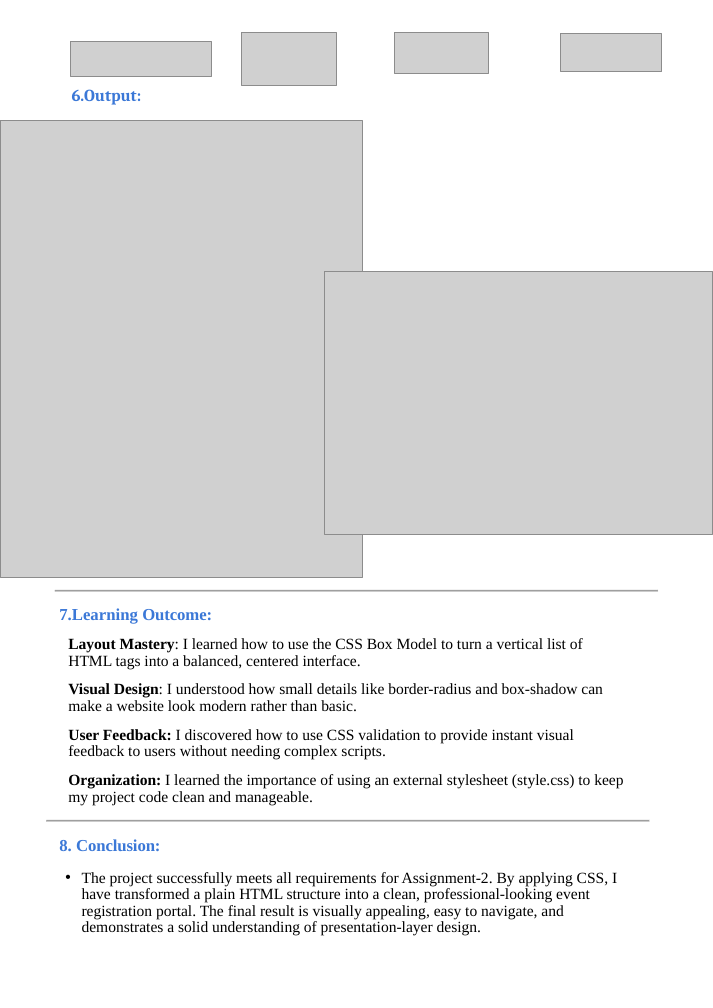
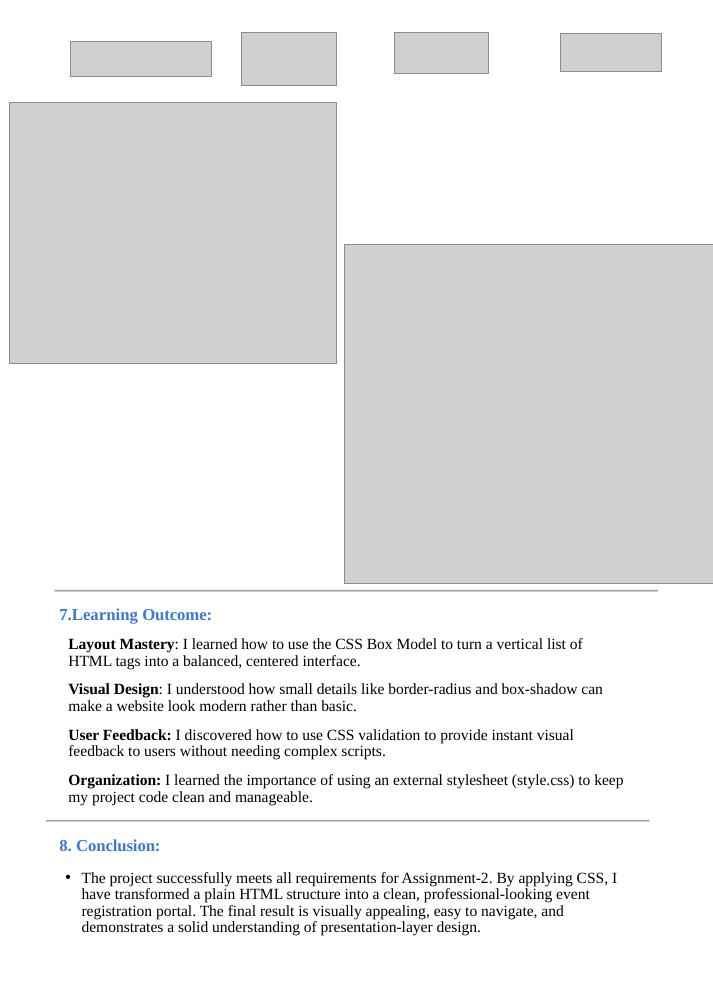
Before and after one commit to mr-heain/event-registration, a slide deck: slide 5 of ppt/FE Assignment template- 2.pptx (slide 4 before the commit). Drawn at 713x1008 pixels with LibreOffice and Linux fonts; fonts in the diff are those of the drawing; grey boxes stand for pictures. Boxes give left, top, right and bottom in pixels: in the first picture for what was removed or moved away, otherwise in the second. Text is boxed around its words. In the diff, an @@ line names an element or a change of style, - is before the commit and + after.

```diff
--- a/ppt/FE Assignment template- 2.pptx
+++ b/ppt/FE Assignment template- 2.pptx
@@ text removed at bbox=[72, 89, 142, 105] @@
-6.Output:
@@ picture added at bbox=[9, 102, 337, 363] @@
@@ picture removed at bbox=[0, 120, 363, 577] @@
@@ picture: place and size @@
-picture at bbox=[325, 271, 713, 535]
+picture at bbox=[344, 245, 713, 583]
```
Also in this commit, not shown: 1 slide added, 2 other files.
